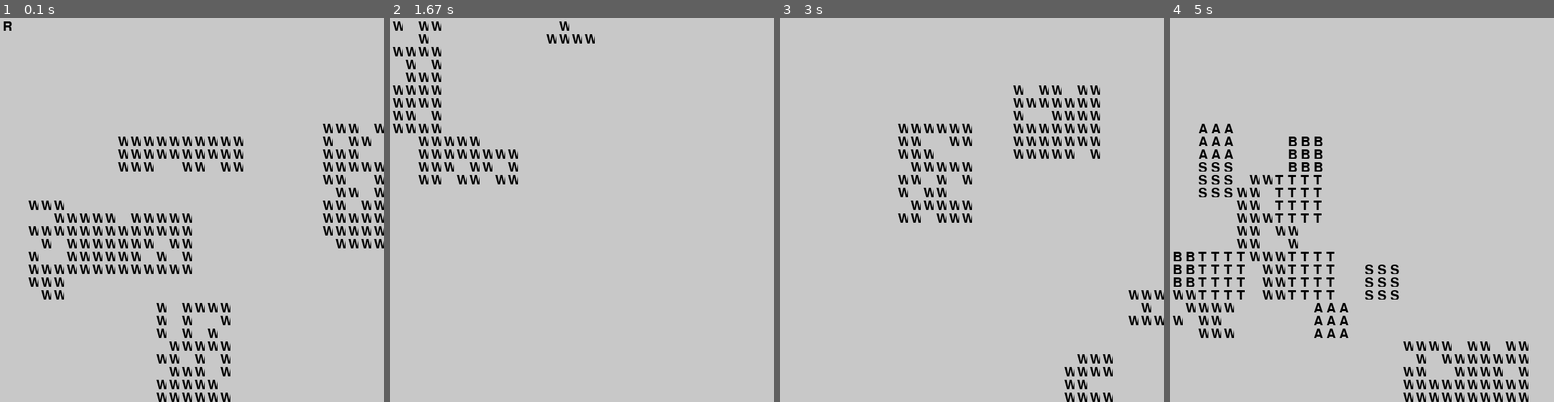
Above: before the commit, frames 1-4 (left to right).
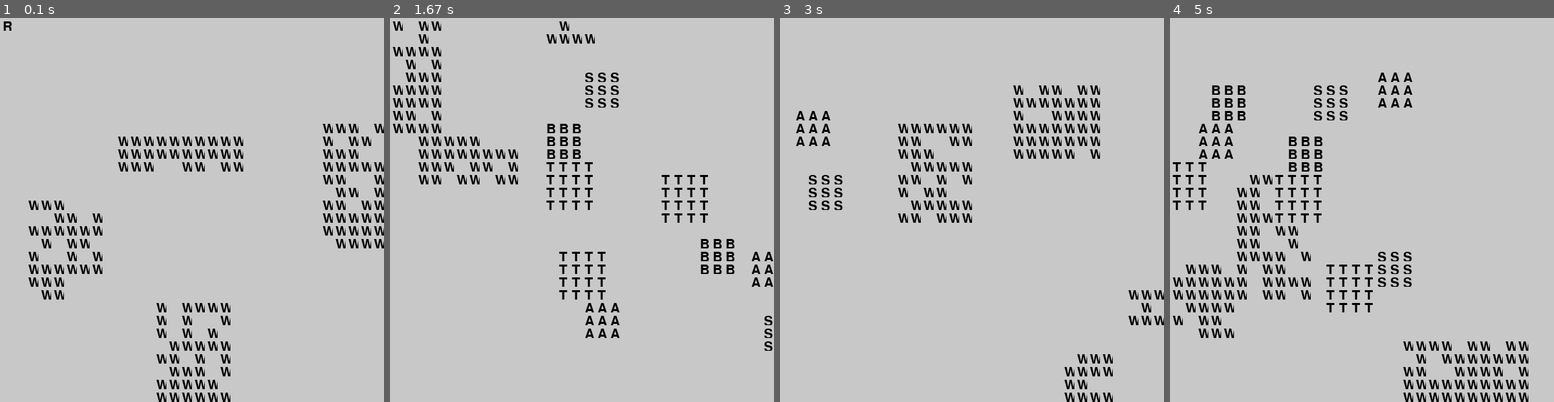
Above: after the commit, the same moments.

Repository: vstadle/AIge-of-EmpAIres
Game: pygame game, started from src/main.py
Same seed, same stepped clock (60 frames per second), same inputs: the game is played once before the commit and once after it.
Inputs:
- Up to frame 1 (0.1 s): no input
- Up to frame 2 (1.67 s): hold D 0.33-0.8 s; hold D 0.83-1.3 s; hold S 1.33-1.63 s
- Up to frame 3 (3 s): hold D 1.67-2.3 s; hold S 2.33-2.7 s; hold D from 2.73 s (still down)
- Up to frame 4 (5 s): release D at 3.2 s; hold D 3.23-3.7 s; hold S 3.73-4.03 s; hold D 4.07-4.7 s; hold S from 4.73 s (still down)

The runs differ from the first frame. In frame 1, 1.4% of the frame differs, in the area x 20-50%, y 50-67%; in frame 2, 2.9%; in frame 3, 0.6%; in frame 4, 3.6%, in the area x 0-64%, y 14-84%.

Commit message:
[STADLER] Modif nombre de joeur dans une partie TEST

Diff:
--- a/src/controller/UIHandler.py
+++ b/src/controller/UIHandler.py
@@ -15,10 +15,12 @@
         self.controllerMap = ControllerMap()
         self.lstPlayers = []
 
-        self.initialize("Marines", 2)
+        self.controllerMap.genRessources(MapType.CENTER_RESOURCES)
+
+        self.initialize("Marines", 4)
 
         # Génération des ressources de la Map
-        self.controllerMap.genRessources(MapType.CENTER_RESOURCES)
+        #self.controllerMap.genRessources(MapType.CENTER_RESOURCES)
 
     def initialize(self, typeGame, nbPlayers):
         if(typeGame == "Lean"):
